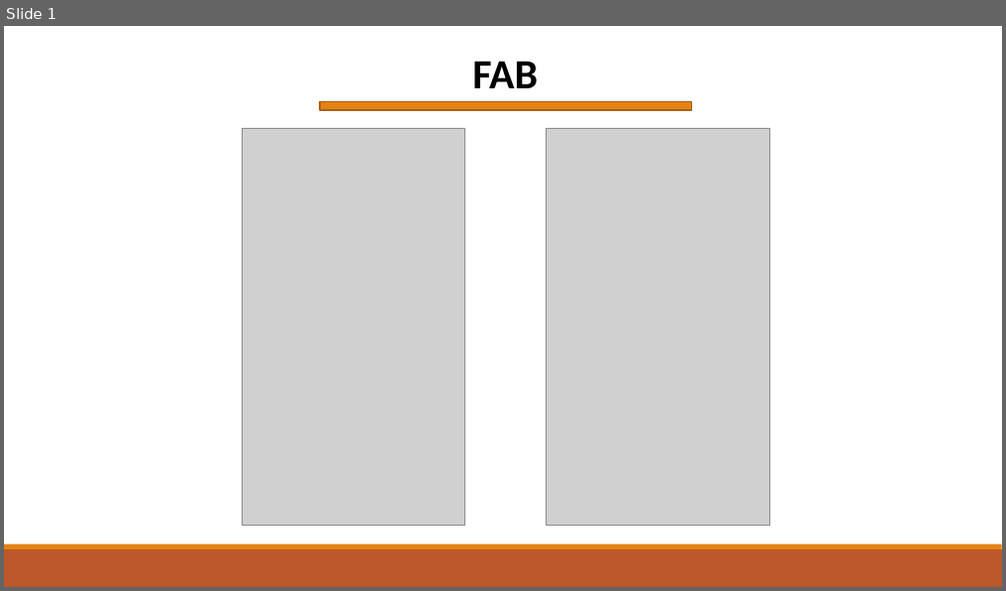
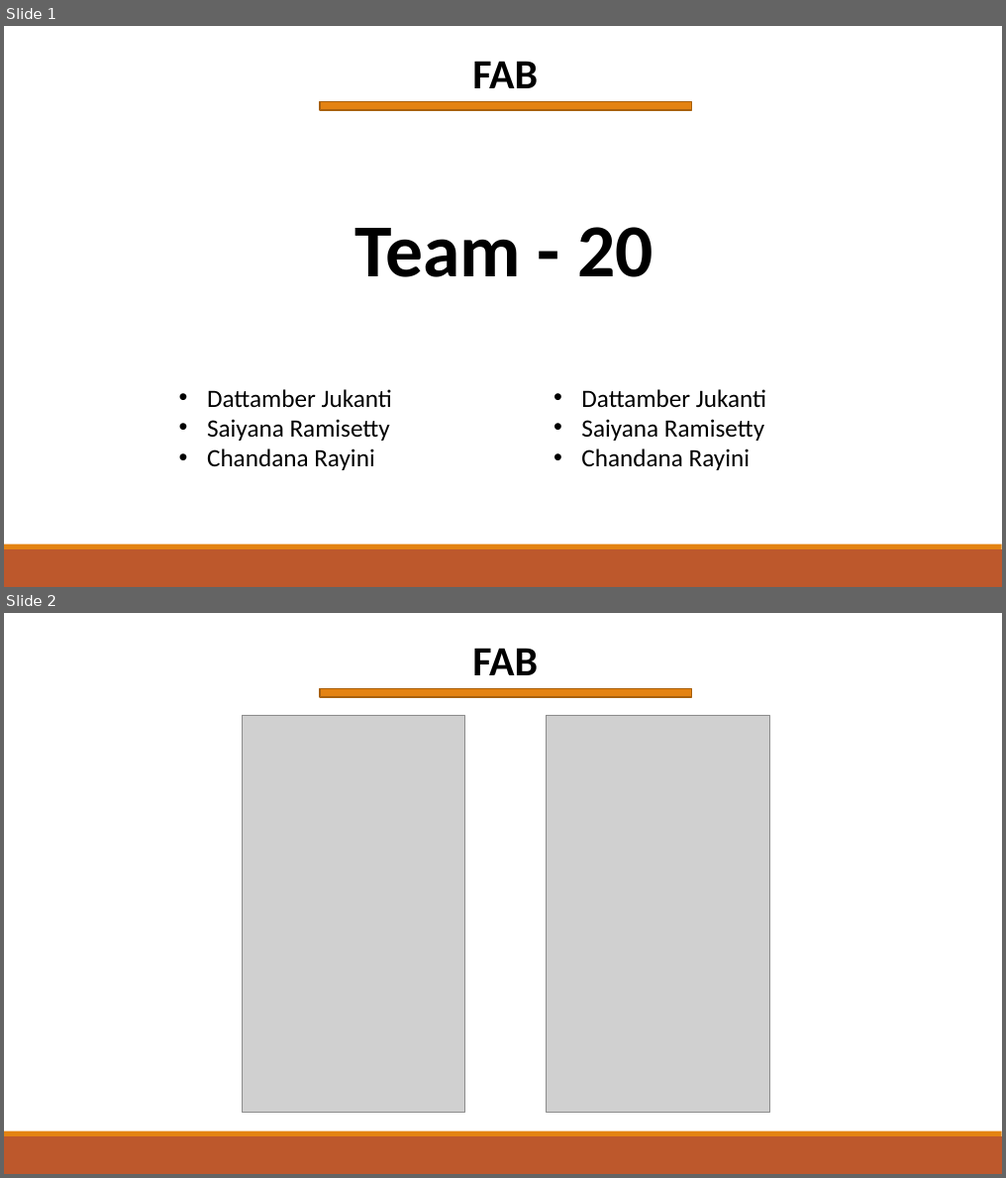
Before and after one commit to Hyderabad2017/team-20, a slide deck: Presentation.pptx. Shown one above the other, each under a label of ours: slide 1 before the commit, slides 1 and 2 after it. The pictures are 1006x591 and 1006x1178 pixels, drawn with LibreOffice and Linux fonts; fonts in the diff are those of the drawing; grey boxes stand for pictures. Boxes give left, top, right and bottom in pixels: in the first picture for what was removed or moved away, otherwise in the second. Text is boxed around its words. In the diff, an @@ line names an element or a change of style, - is before the commit and + after.

Commit message:
Updation on Presentation

```diff
--- a/Presentation.pptx
+++ b/Presentation.pptx
@@ slide 1 added at box(4, 26, 1002, 587), background #FFFFFF; not listed: 2 template elements that a slide beside it also shows @@
@@ text added at box(472, 61, 538, 88), 40 pt, text #000000, bold @@
+FAB
@@ rectangle added at box(320, 102, 692, 110), fill #E48312, outline #A9610D 1.25 pt @@
@@ text added at box(354, 227, 653, 277), 72 pt, text #000000, bold @@
+Team - 20
@@ text added at box(207, 389, 392, 471), 24 pt, text #000000 @@
+• Dattamber Jukanti
+• Saiyana Ramisetty
+• Chandana Rayini
@@ text added at box(581, 389, 766, 471), 24 pt, text #000000 @@
+• Dattamber Jukanti
+• Saiyana Ramisetty
+• Chandana Rayini
@@ what was slide 1 is now slide 2 @@
```
